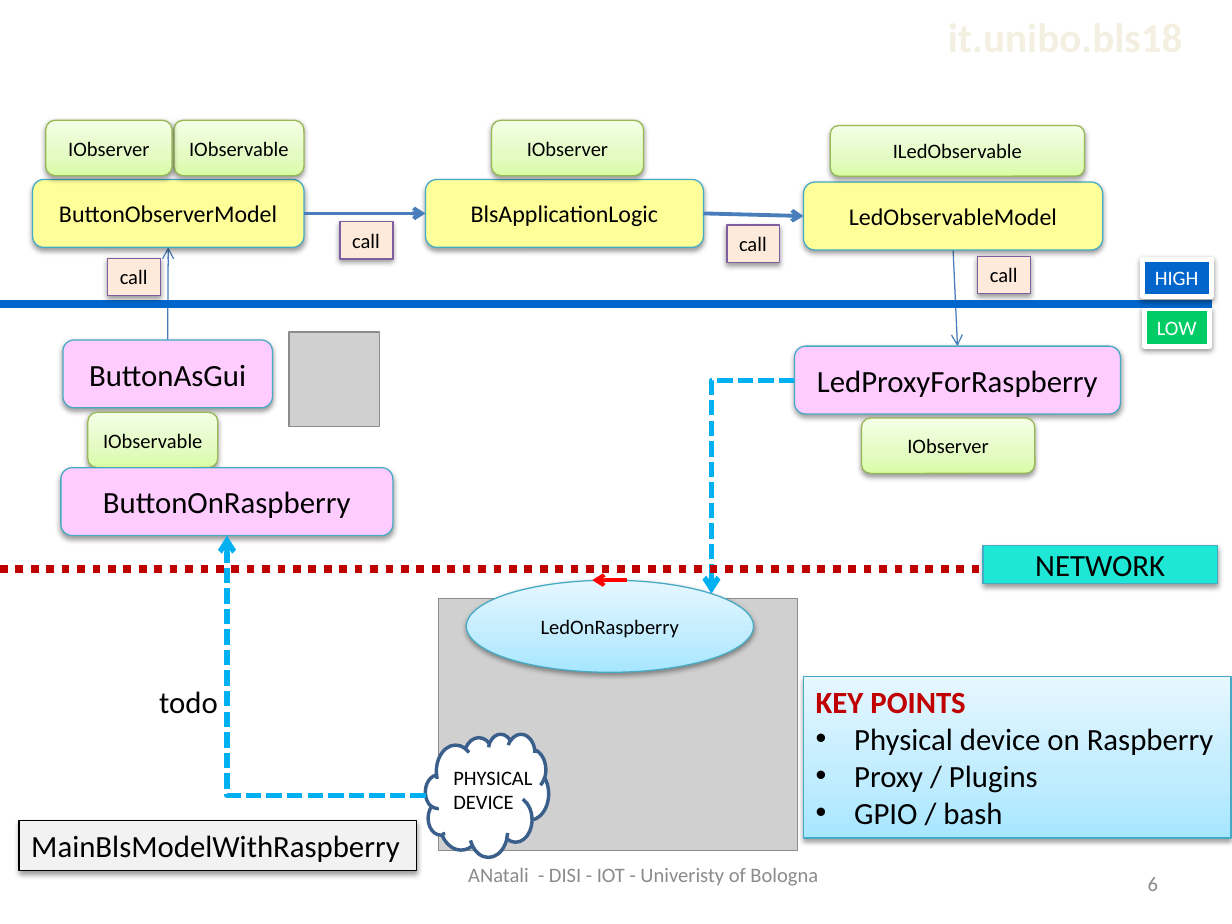
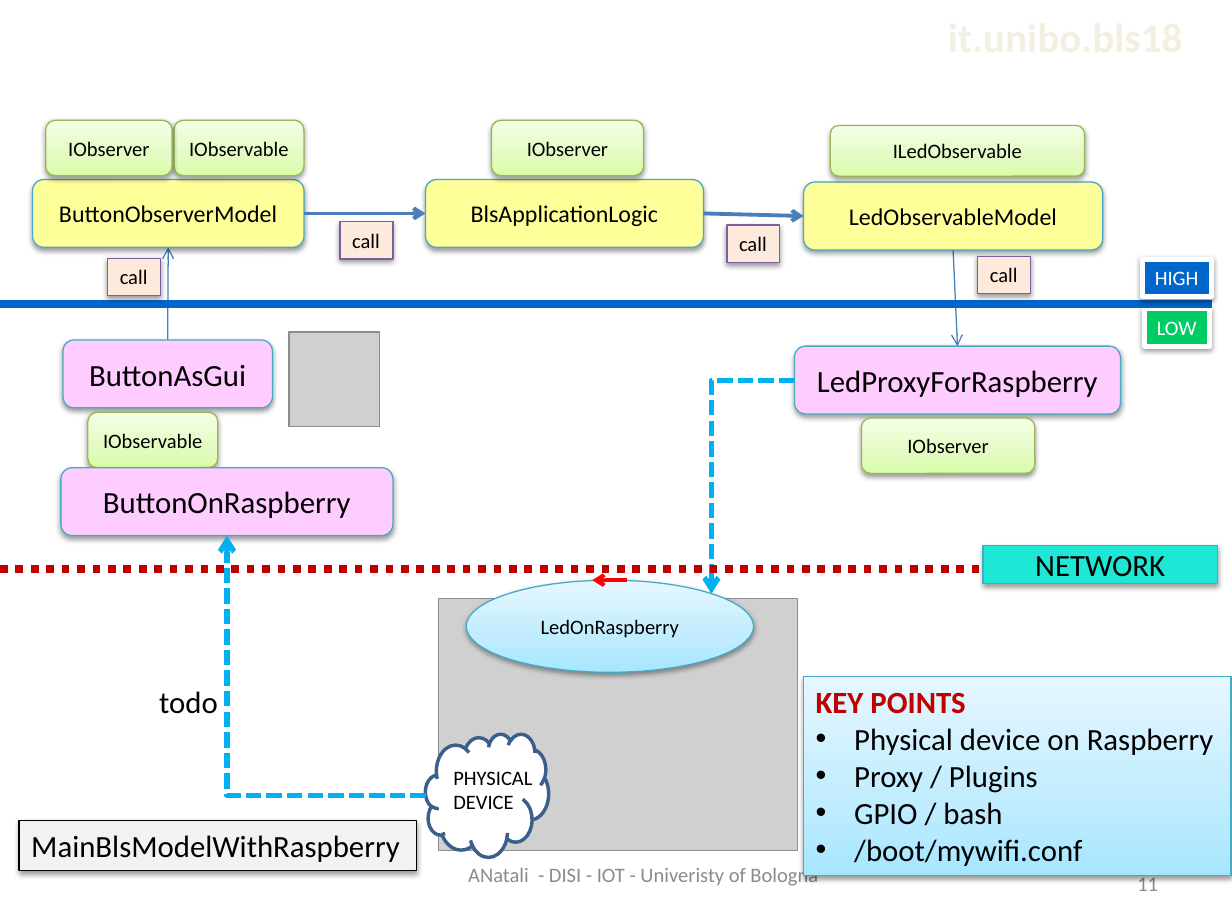
Before and after one commit to MatteoMendula/iss2018Lab, a slide deck: slide 11 of it.unibo.bls18/docs/BLS2018.pptx (slide 6 before the commit). Drawn at 1232x924 pixels with LibreOffice and Linux fonts; fonts in the diff are those of the drawing; grey boxes stand for pictures. Boxes give left, top, right and bottom in pixels: in the first picture for what was removed or moved away, otherwise in the second. Text is boxed around its words. In the diff, an @@ line names an element or a change of style, - is before the commit and + after.

```diff
--- a/it.unibo.bls18/docs/BLS2018.pptx
+++ b/it.unibo.bls18/docs/BLS2018.pptx
@@ rectangle "KEY POINTS" resized from (x1=803, y1=676, x2=1231, y2=838) to (x1=803, y1=676, x2=1231, y2=876) @@
@@ text in rectangle at (x1=854, y1=839, x2=1082, y2=866): paragraph added @@
+• /boot/mywifi.conf
@@ page number at (x1=1137, y1=874, x2=1158, y2=891): text changed @@
-6
+11
```
Also in this commit, not shown: 3 other slides changed, 31 slides added, 5 other files.
